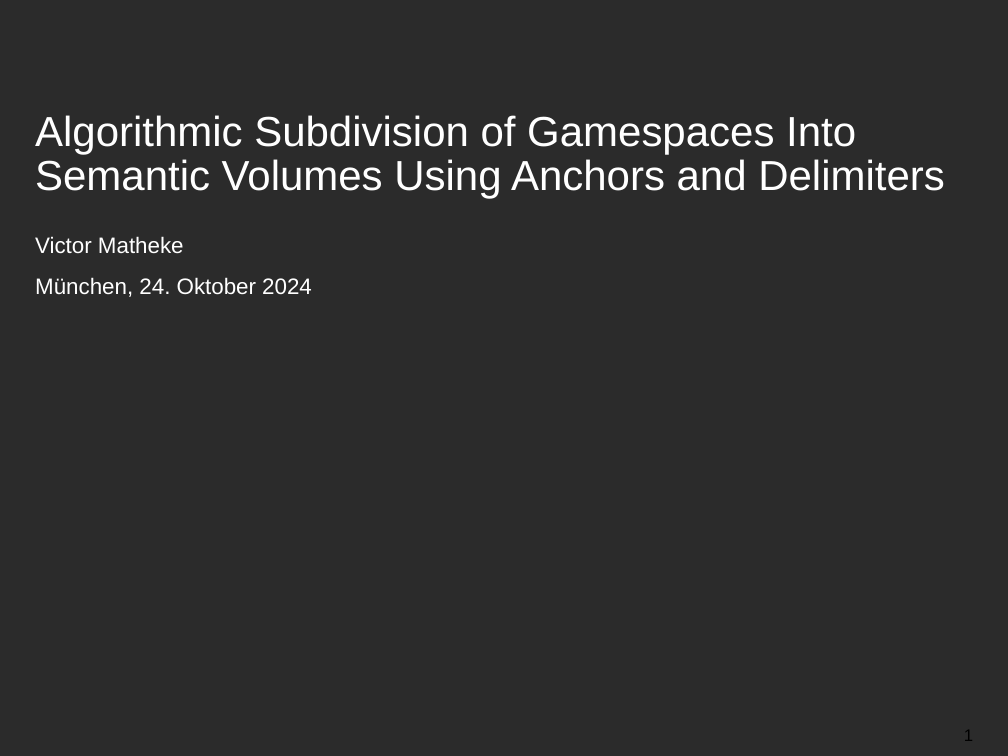
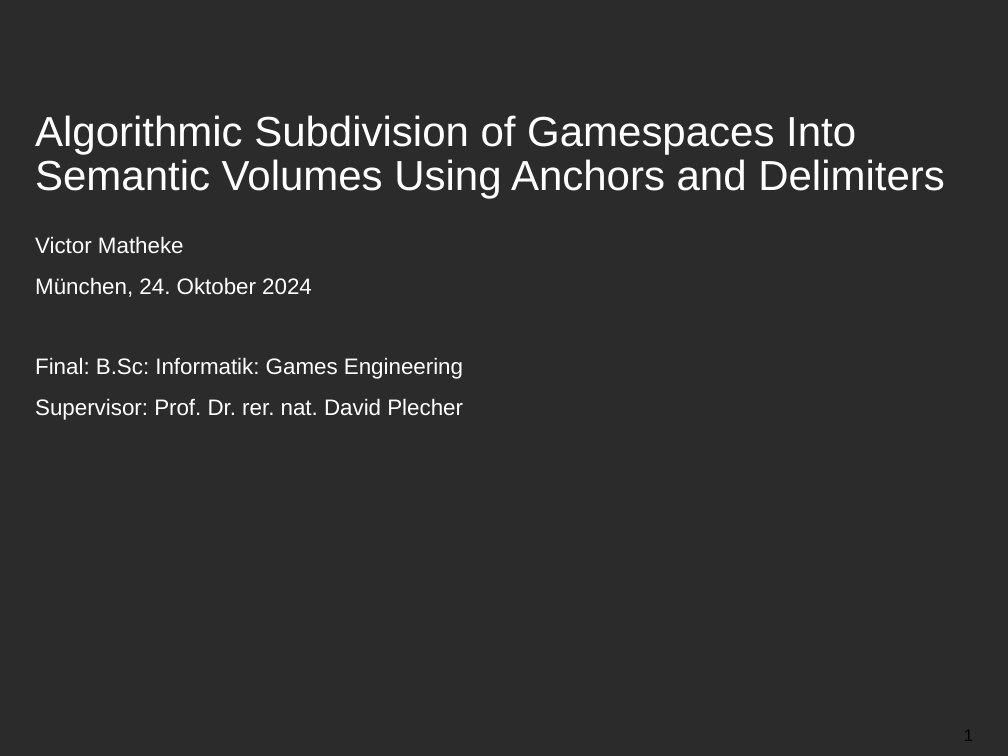
Before and after one commit to surrealtm/Thesis, a slide deck: slide 1 of Presentation/Presentation.pptx. Drawn at 1008x756 pixels with LibreOffice and Linux fonts; fonts in the diff are those of the drawing; background and template pictures are left out; a plain dark background stands for a picture behind light text. Boxes give left, top, right and bottom in pixels: in the first picture for what was removed or moved away, otherwise in the second. Text is boxed around its words. In the diff, an @@ line names an element or a change of style, - is before the commit and + after.

Commit message:
One last-minute to add the supervisor to the presentation frontpage.

```diff
--- a/Presentation/Presentation.pptx
+++ b/Presentation/Presentation.pptx
@@ text at (x1=35, y1=357, x2=463, y2=420): paragraphs added @@
+Final: B.Sc: Informatik: Games Engineering
+Supervisor: Prof. Dr. rer. nat. David Plecher
```
